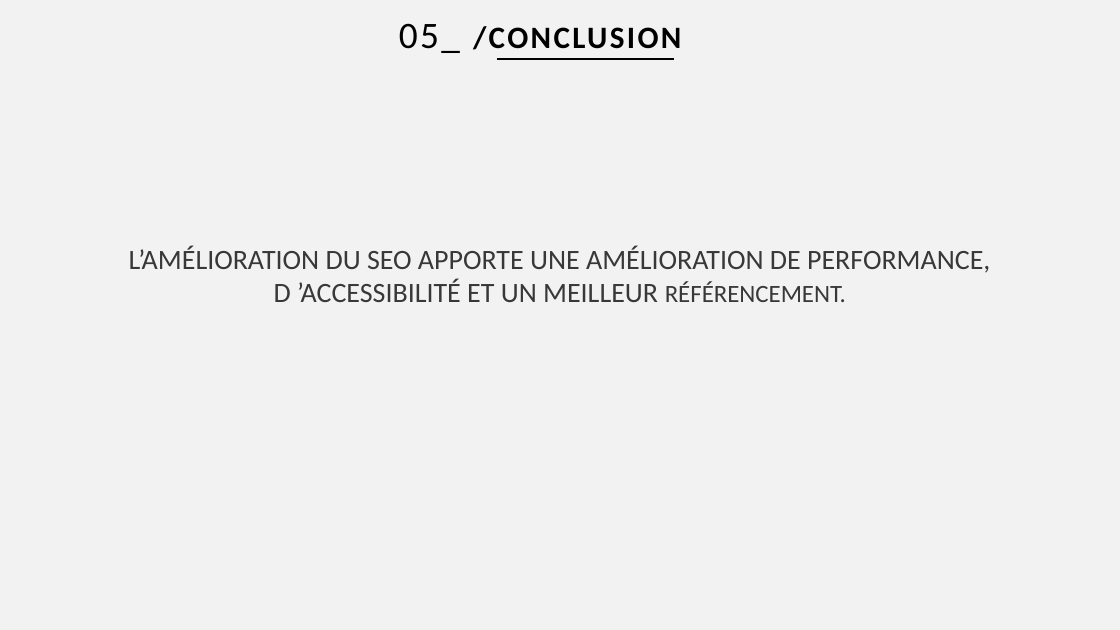
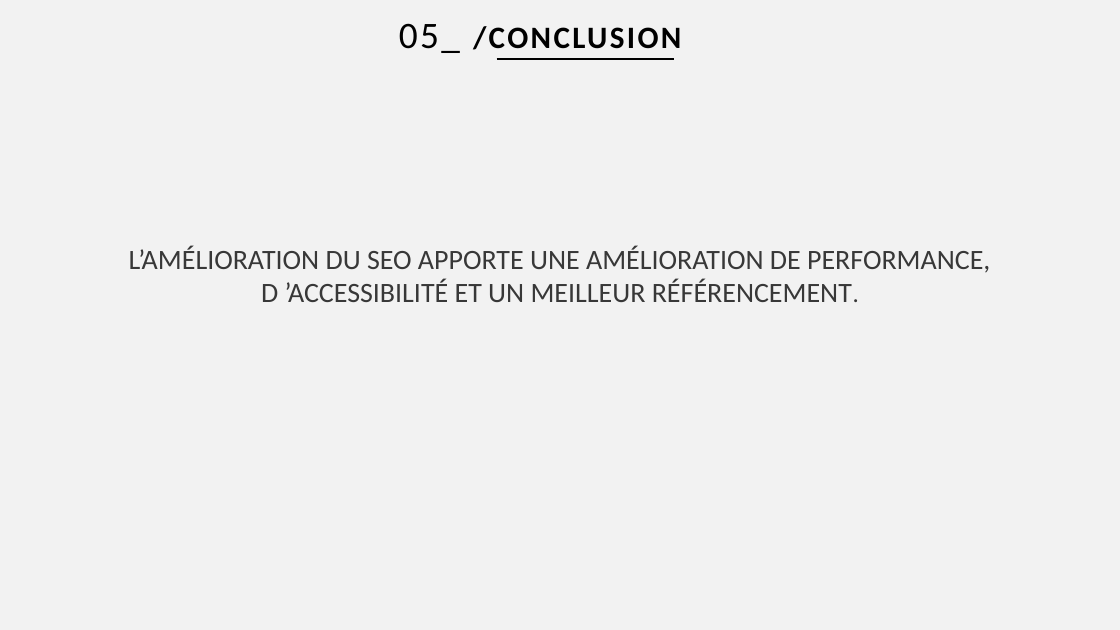
Before and after one commit to jeremydlny/Projet4, a slide deck: slide 26 of Soutenance/Rapport d’optimisation.pptx. Drawn at 1120x630 pixels with LibreOffice and Linux fonts; fonts in the diff are those of the drawing. Boxes give left, top, right and bottom in pixels: in the first picture for what was removed or moved away, otherwise in the second. Text is boxed around its words. In the diff, an @@ line names an element or a change of style, - is before the commit and + after.

```diff
--- a/Soutenance/Rapport d’optimisation.pptx
+++ b/Soutenance/Rapport d’optimisation.pptx
@@ text "L’AMÉLIORATION DU SEO APPORTE UNE ..." at (x1=129, y1=246, x2=990, y2=302): size 16 to 18 pt in "RÉFÉRENCEMENT." @@
```
Also in this commit, not shown: 2 other slides changed.
